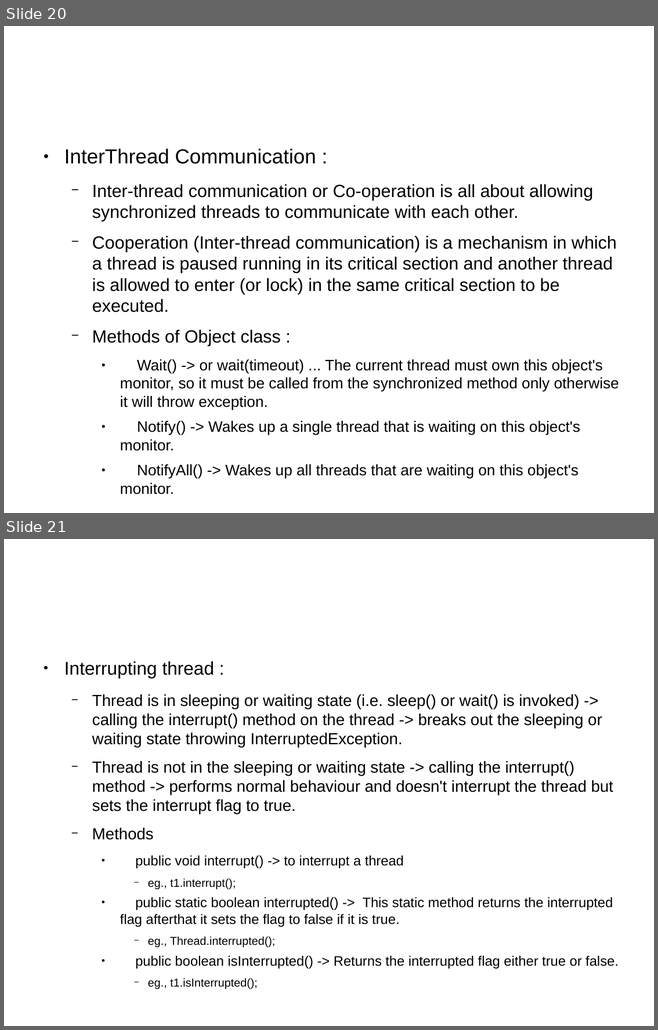
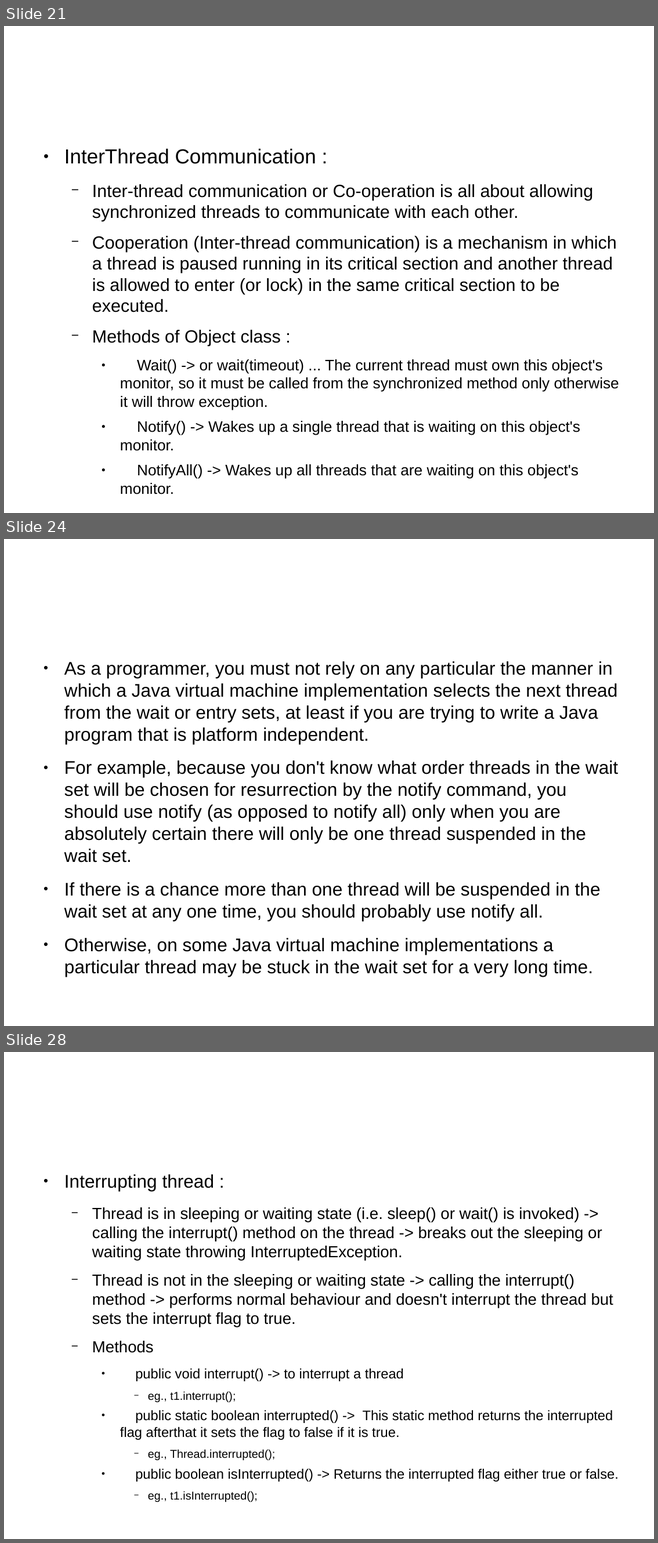
Before and after one commit to shikha-desai/Internship_PreWork, a slide deck: Java/Java_Notes.odp. Shown one above the other, each under a label of ours: slides 20 and 21 before the commit, slides 21, 24 and 28 after it; the slides between them are not shown. The pictures are 658x1030 and 658x1543 pixels, drawn with LibreOffice and Linux fonts; fonts in the diff are those of the drawing; background and template pictures are left out. Boxes give left, top, right and bottom in pixels: in the first picture for what was removed or moved away, otherwise in the second. Text is boxed around its words. In the diff, an @@ line names an element or a change of style, - is before the commit and + after.

Commit message:
Added monitor and locks in java

```diff
--- a/Java/Java_Notes.odp
+++ b/Java/Java_Notes.odp
@@ slide 24 added at (4,539,654,1026), background picture (left out) @@
@@ text added at (64,661,618,976), 22.4 pt, text #000000 @@
+● As a programmer, you must not rely on any particular the manner in which a Java virtual machine implementation selects the next thread from the wait or entry sets, at least if you are trying to write a Java program that is platform independent.
+● For example, because you don't know what order threads in the wait set will be chosen for resurrection by the notify command, you should use notify (as opposed to notify all) only when you are absolutely certain there will only be one thread suspended in the wait set.
+● If there is a chance more than one thread will be suspended in the wait set at any one time, you should probably use notify all.
+● Otherwise, on some Java virtual machine implementations a particular thread may be stuck in the wait set for a very long time.
@@ what was slide 20 is now slide 21 @@
@@ what was slide 21 is now slide 28 @@
```
Also in this commit, not shown: 6 other slides added, 2 other files.
